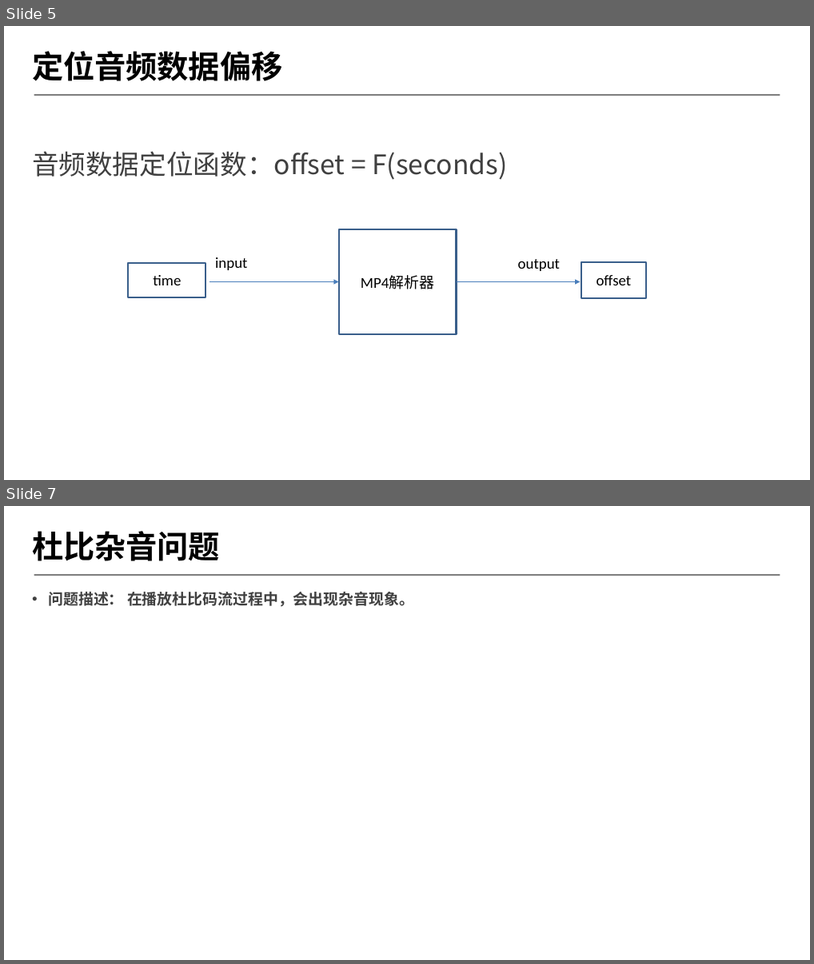
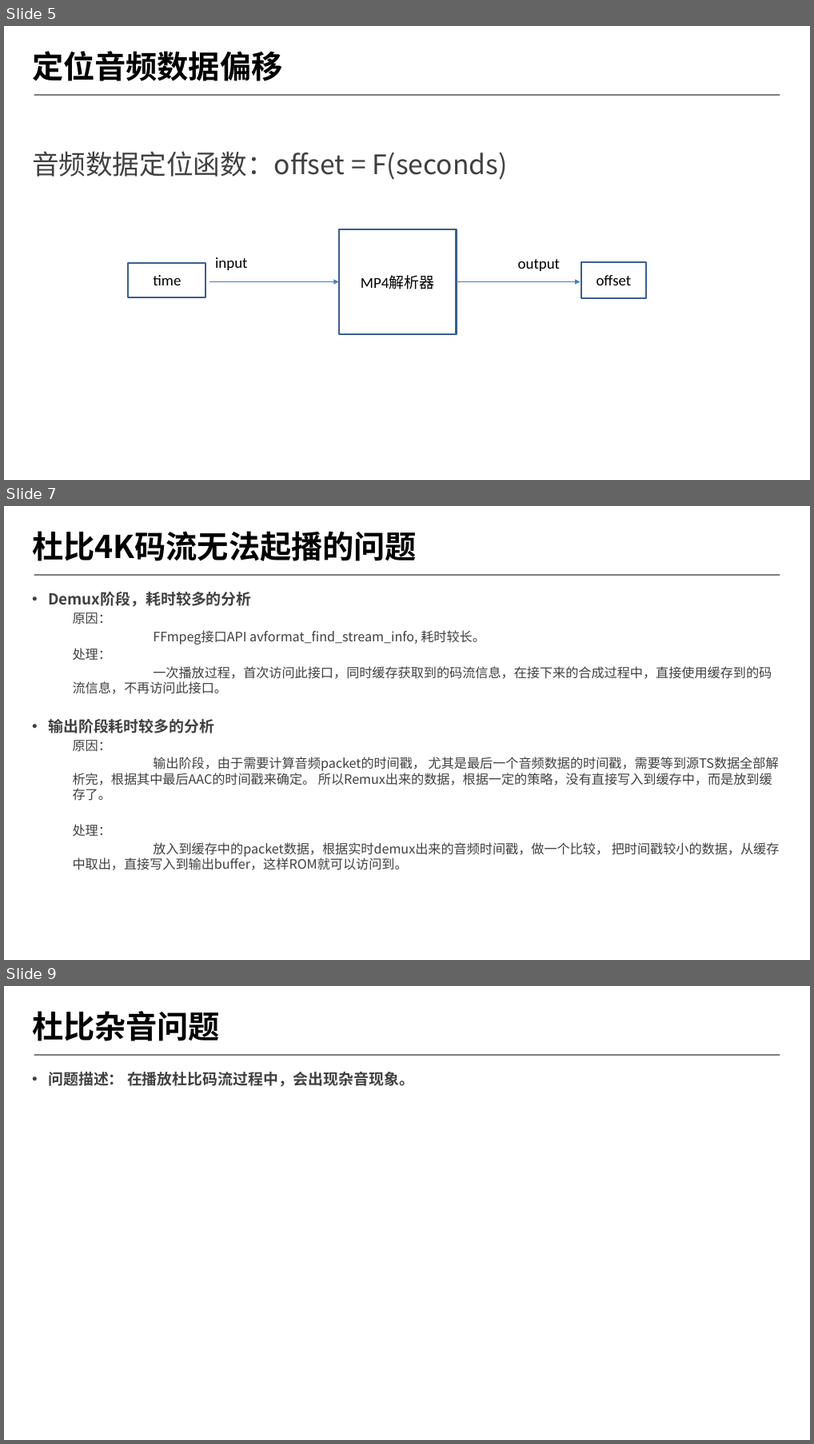
Before and after one commit to byrgyj/Document, a slide deck: ISO_IEC_Document/mpegts/ppt/2018-第四季度季度会报告.pptx. Shown one above the other, each under a label of ours: slides 5 and 7 before the commit, slides 5, 7 and 9 after it; the slides between them are not shown. The pictures are 814x964 and 814x1444 pixels, drawn with LibreOffice and Linux fonts; fonts in the diff are those of the drawing; background and template pictures are left out. Boxes give left, top, right and bottom in pixels: in the first picture for what was removed or moved away, otherwise in the second. Text is boxed around its words. In the diff, an @@ line names an element or a change of style, - is before the commit and + after.

```diff
--- a/ISO_IEC_Document/mpegts/ppt/2018-第四季度季度会报告.pptx
+++ b/ISO_IEC_Document/mpegts/ppt/2018-第四季度季度会报告.pptx
@@ slide 7 added at (4, 506, 810, 960), background #FFFFFF; not listed: 1 template element that a slide beside it also shows @@
@@ title added at (32, 531, 417, 561), 37.3 pt, text #000000, bold @@
+杜比4K码流无法起播的问题
@@ text added at (48, 592, 780, 870), 15.3 pt, text #404040 @@
+• Demux阶段，耗时较多的分析
+  原因：
+  FFmpeg接口API avformat_find_stream_info, 耗时较长。
+  处理：
+  一次播放过程，首次访问此接口，同时缓存获取到的码流信息，在接下来的合成过程中，直接使用缓存到的码流信息，不再访问此接口。
+• 输出阶段耗时较多的分析
+  原因：
+  输出阶段，由于需要计算音频packet的时间戳， 尤其是最后一个音频数据的时间戳，需要等到源TS数据全部解析完，根据其中最后AAC的时间戳来确定。 所以Remux出来的数据，根据一定的策略，没有直接写入到缓存中，而是放到缓存了。
+  处理：
+  放入到缓存中的packet数据，根据实时demux出来的音频时间戳，做一个比较， 把时间戳较小的数据，从缓存中取出，直接写入到输出buffer，这样ROM就可以访问到。
@@ what was slide 7 is now slide 9 @@
```
Also in this commit, not shown: 1 slide changed, 1 other slide added, 1 other file.
